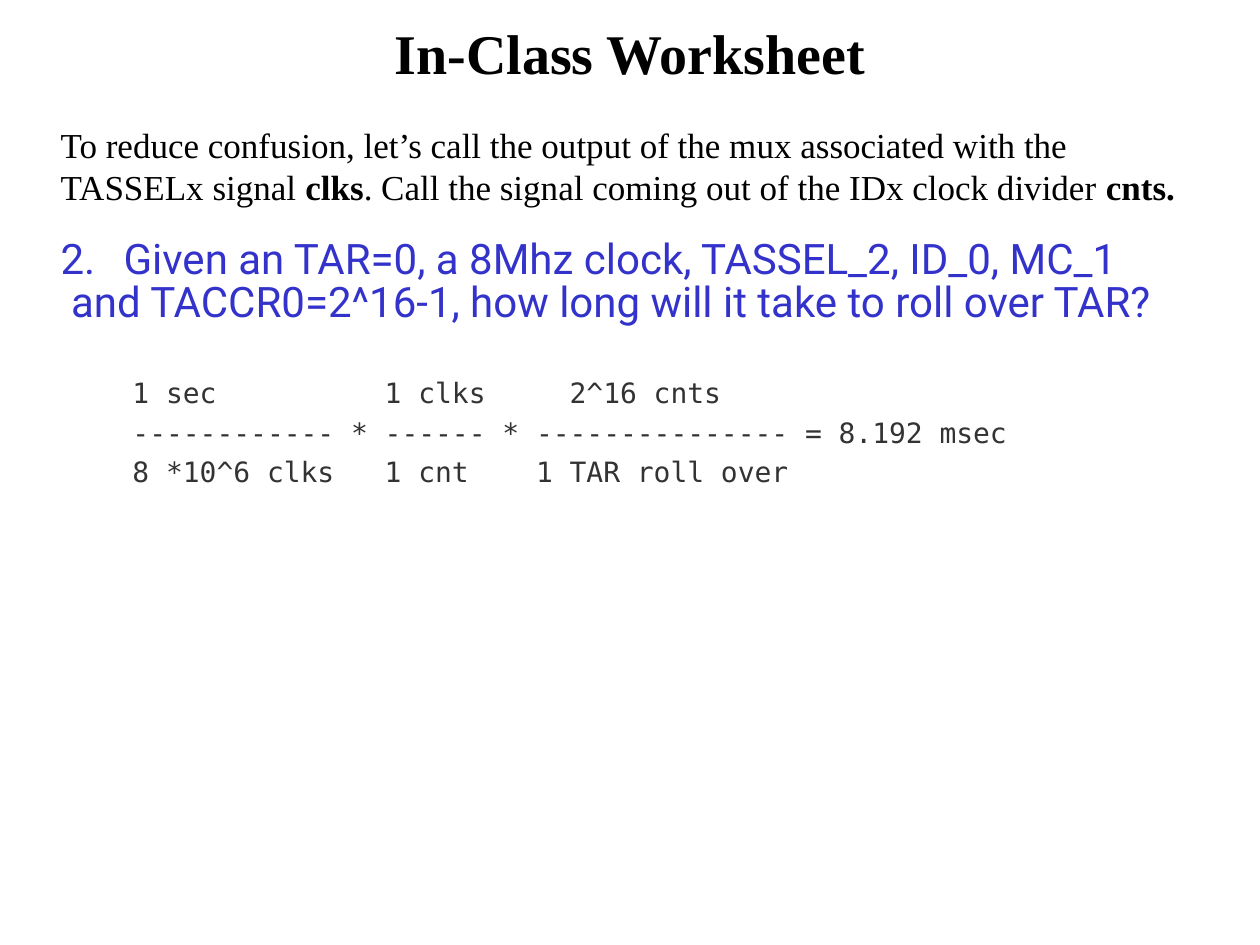
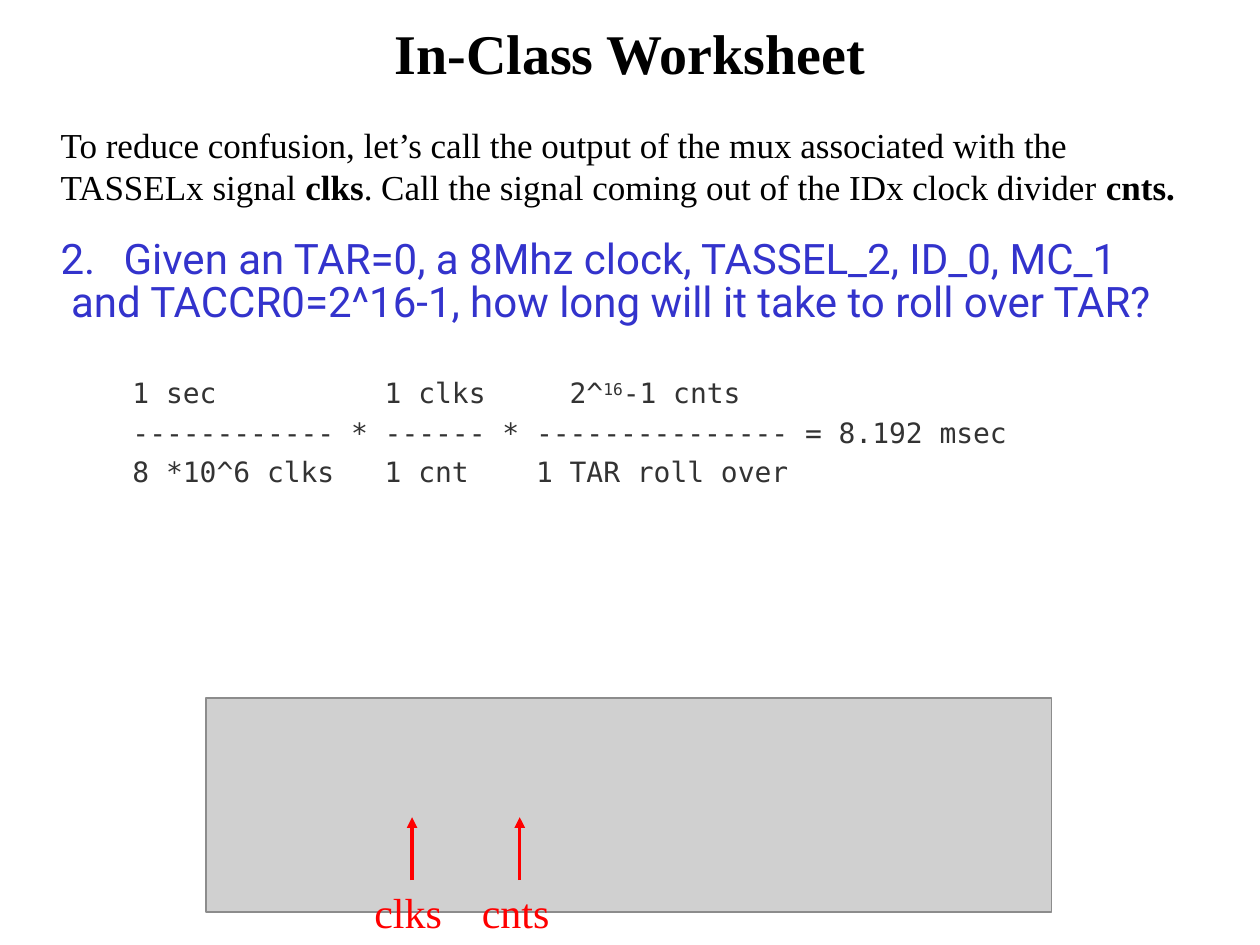
Before and after one commit to pw4rn3r/ECE382, a slide deck: slide 24 of notes/L25/Lsn25.pptx (slide 18 before the commit). Drawn at 1260x945 pixels with LibreOffice and Linux fonts; fonts in the diff are those of the drawing; grey boxes stand for pictures. Boxes give left, top, right and bottom in pixels: in the first picture for what was removed or moved away, otherwise in the second. Text is boxed around its words. In the diff, an @@ line names an element or a change of style, - is before the commit and + after.

```diff
--- a/notes/L25/Lsn25.pptx
+++ b/notes/L25/Lsn25.pptx
@@ text at <box>132,381,740,404</box>: text changed @@
-  1 sec 1 clks 2^16 cnts
+  1 sec 1 clks 2^16-1 cnts
@@ picture added at <box>207,698,1052,912</box> @@
@@ arrow added from (412, 881) to (412, 818), #FF0000 2 pt @@
@@ arrow added from (519, 881) to (519, 818), #FF0000 2 pt @@
@@ text added at <box>374,895,442,937</box>, 24 pt, text #FF0000 @@
+clks
@@ text added at <box>482,895,550,937</box>, 24 pt, text #FF0000 @@
+cnts
```
Also in this commit, not shown: 19 other slides changed, 16 slides added, 4 slides removed.
